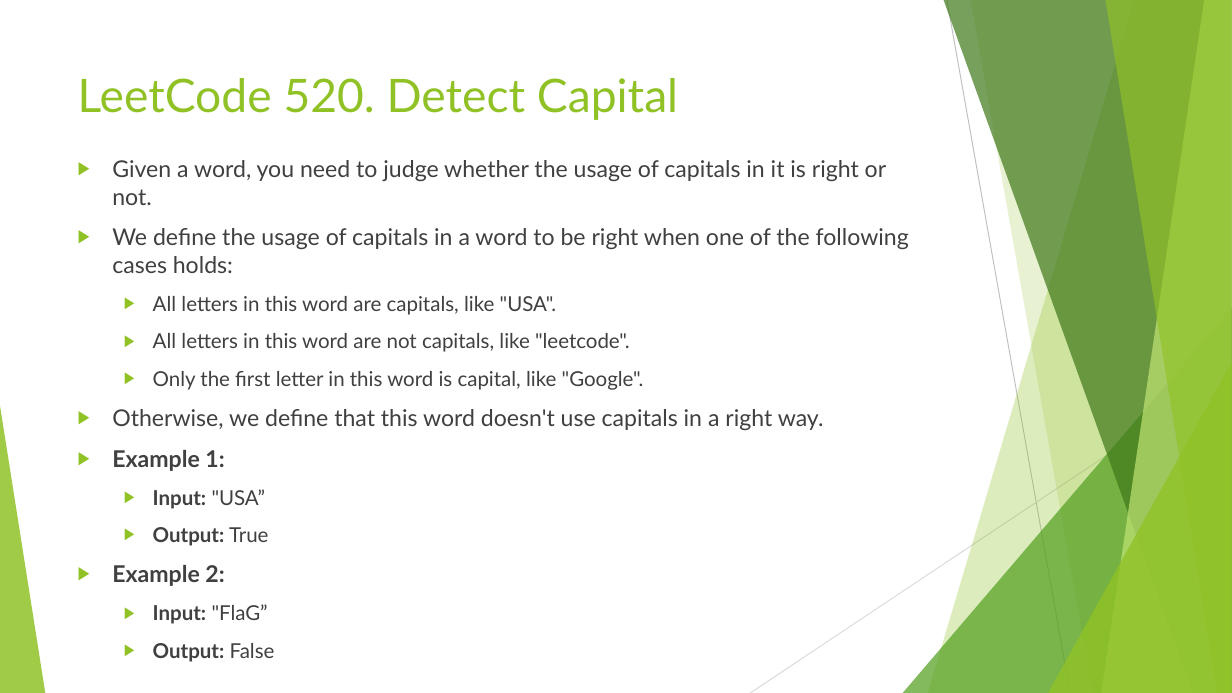
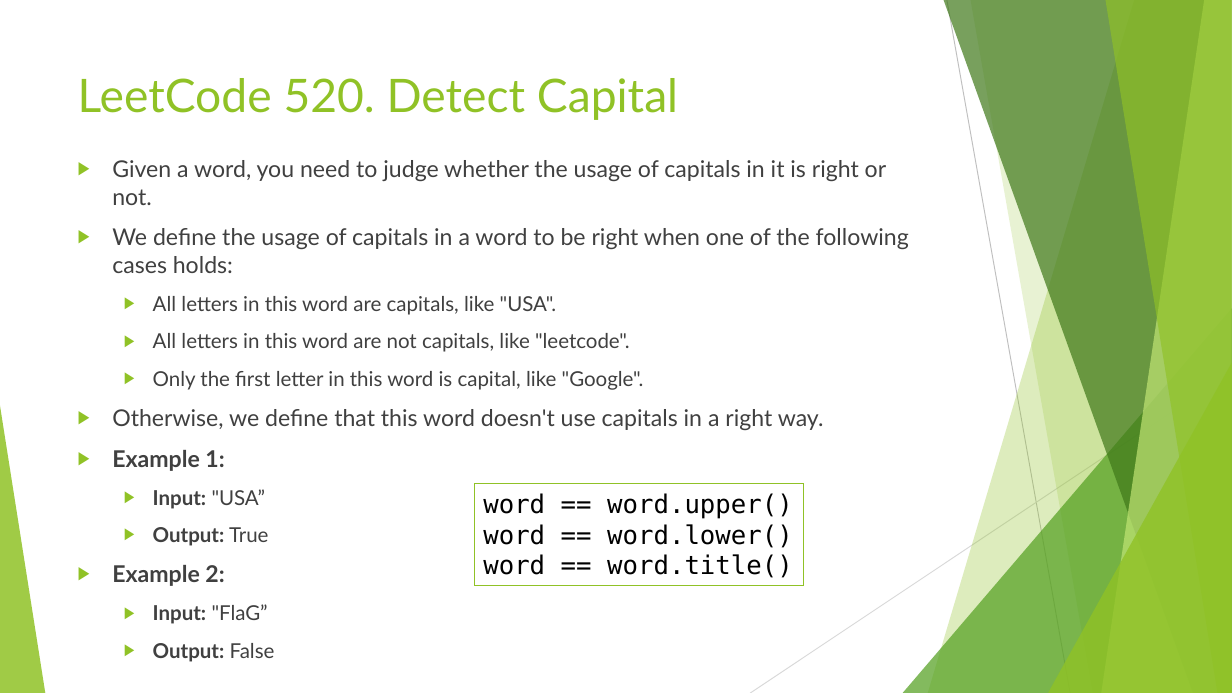
Before and after one commit to d823944/Python4Us, a slide deck: slide 9 of Slides/Python Basics_20190630.pptx. Drawn at 1232x693 pixels with LibreOffice and Linux fonts; fonts in the diff are those of the drawing. Boxes give left, top, right and bottom in pixels: in the first picture for what was removed or moved away, otherwise in the second. Text is boxed around its words. In the diff, an @@ line names an element or a change of style, - is before the commit and + after.

```diff
--- a/Slides/Python Basics_20190630.pptx
+++ b/Slides/Python Basics_20190630.pptx
@@ rectangle added at box(474, 483, 804, 586), fill #FFFFFF, outline #90C226 0.75 pt, 20 pt, text #000000 @@
+word == word.upper()
+word == word.lower()
+word == word.title()
```
Also in this commit, not shown: 8 other slides changed, 1 slide added.
